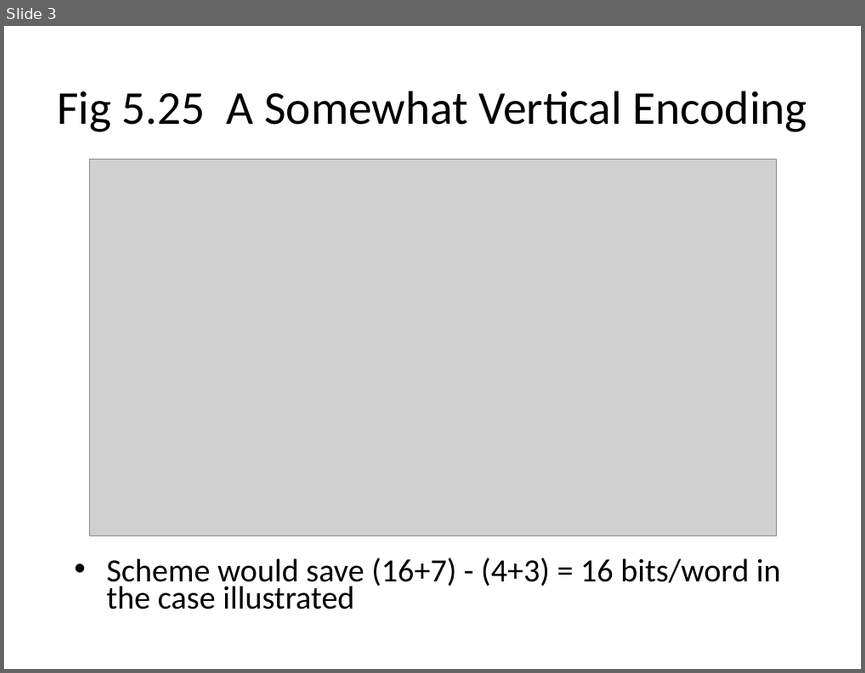
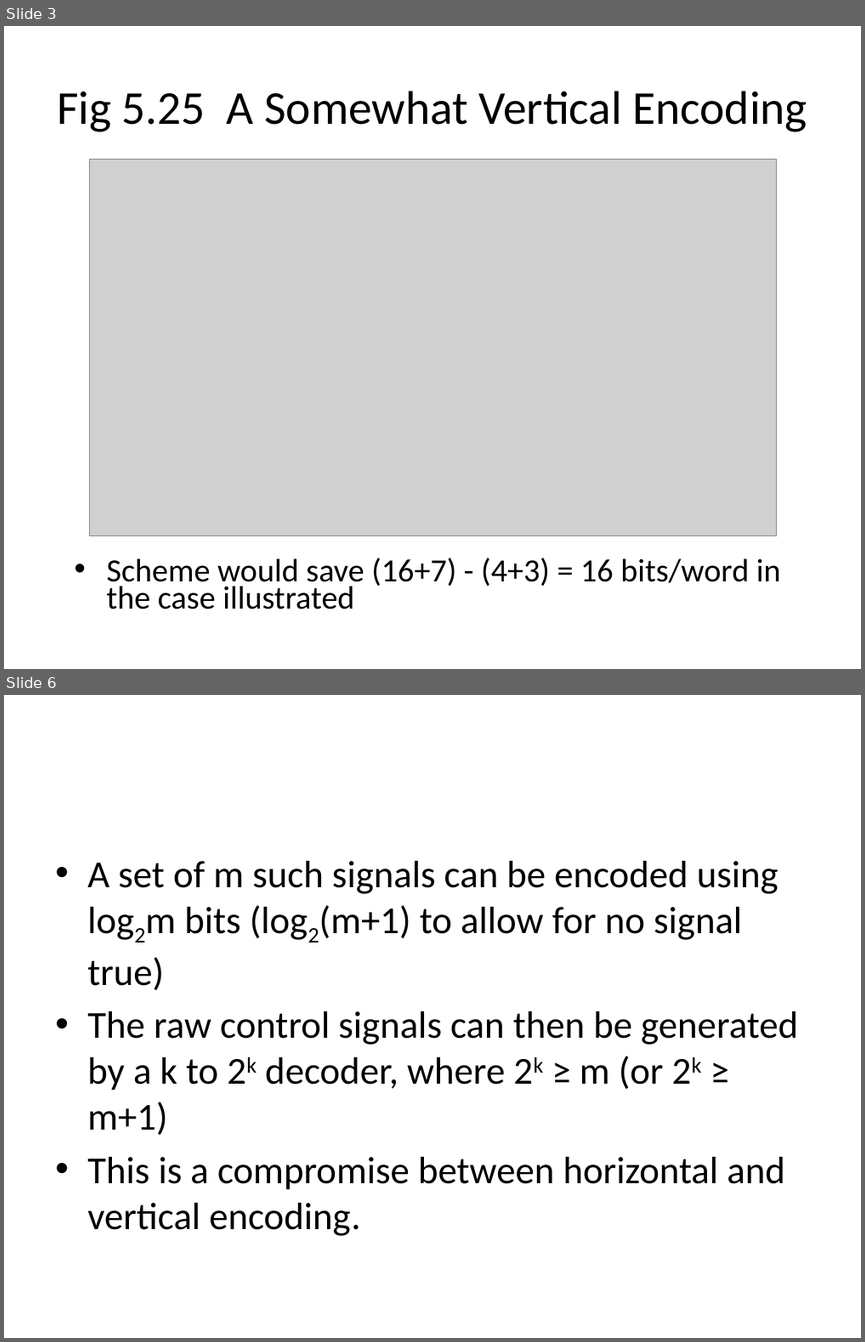
Before and after one commit to GeneralNitin/S4, a slide deck: S4/02. COA/Notes & PPTs/Module 6.2 - Microprogramming - Horizontal & Vertical Micro-instructions.pptx. Shown one above the other, each under a label of ours: slide 3 before the commit, slides 3 and 6 after it; the slides between them are not shown. The pictures are 865x673 and 865x1342 pixels, drawn with LibreOffice and Linux fonts; fonts in the diff are those of the drawing; grey boxes stand for pictures. Boxes give left, top, right and bottom in pixels: in the first picture for what was removed or moved away, otherwise in the second. Text is boxed around its words. In the diff, an @@ line names an element or a change of style, - is before the commit and + after.

```diff
--- a/S4/02. COA/Notes & PPTs/Module 6.2 - Microprogramming - Horizontal & Vertical Micro-instructions.pptx
+++ b/S4/02. COA/Notes & PPTs/Module 6.2 - Microprogramming - Horizontal & Vertical Micro-instructions.pptx
@@ slide 6 added at [4, 695, 861, 1338], background #FFFFFF @@
@@ text added at [87, 861, 798, 1236], 32 pt, text #000000 @@
+• A set of m such signals can be encoded using log2m bits (log2(m+1) to allow for no signal true)
+• The raw control signals can then be generated by a k to 2k decoder, where 2k ≥ m (or 2k ≥ m+1)
+• This is a compromise between horizontal and vertical encoding.
```
Also in this commit, not shown: 2 slides changed, 36 other files.
